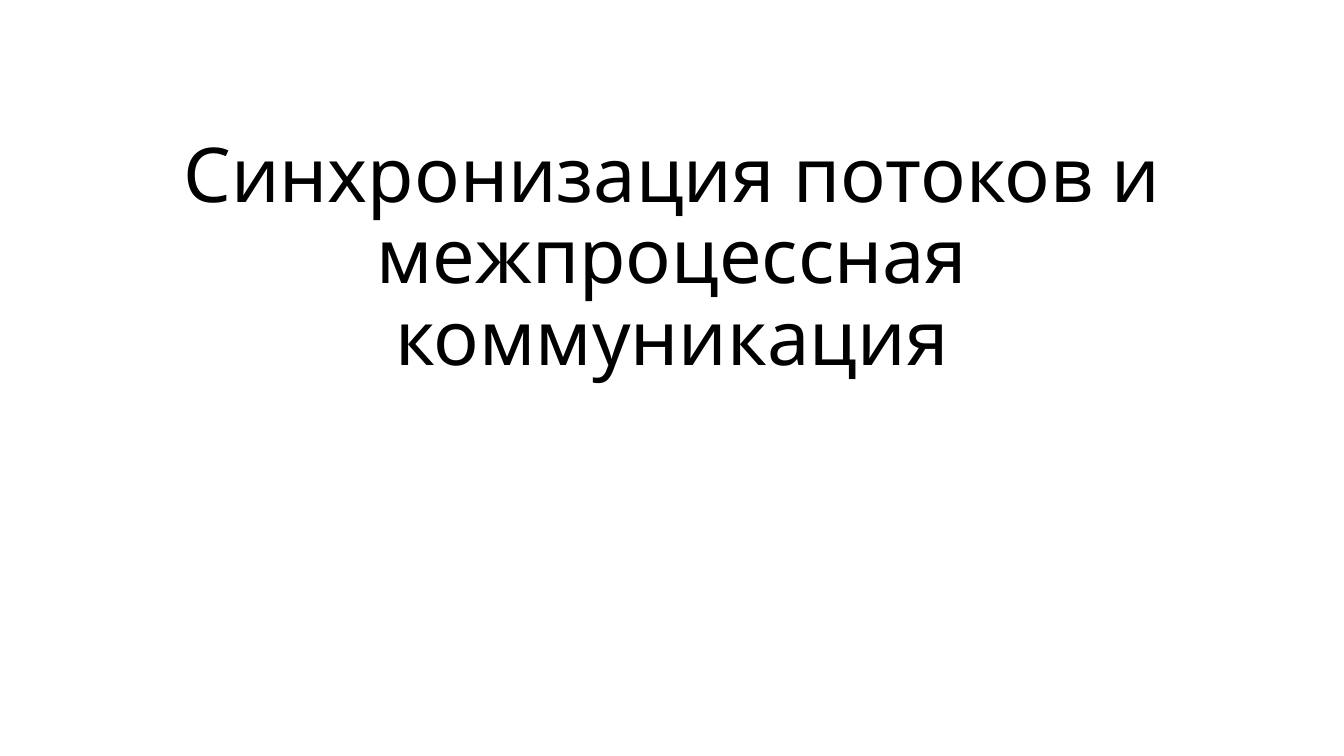
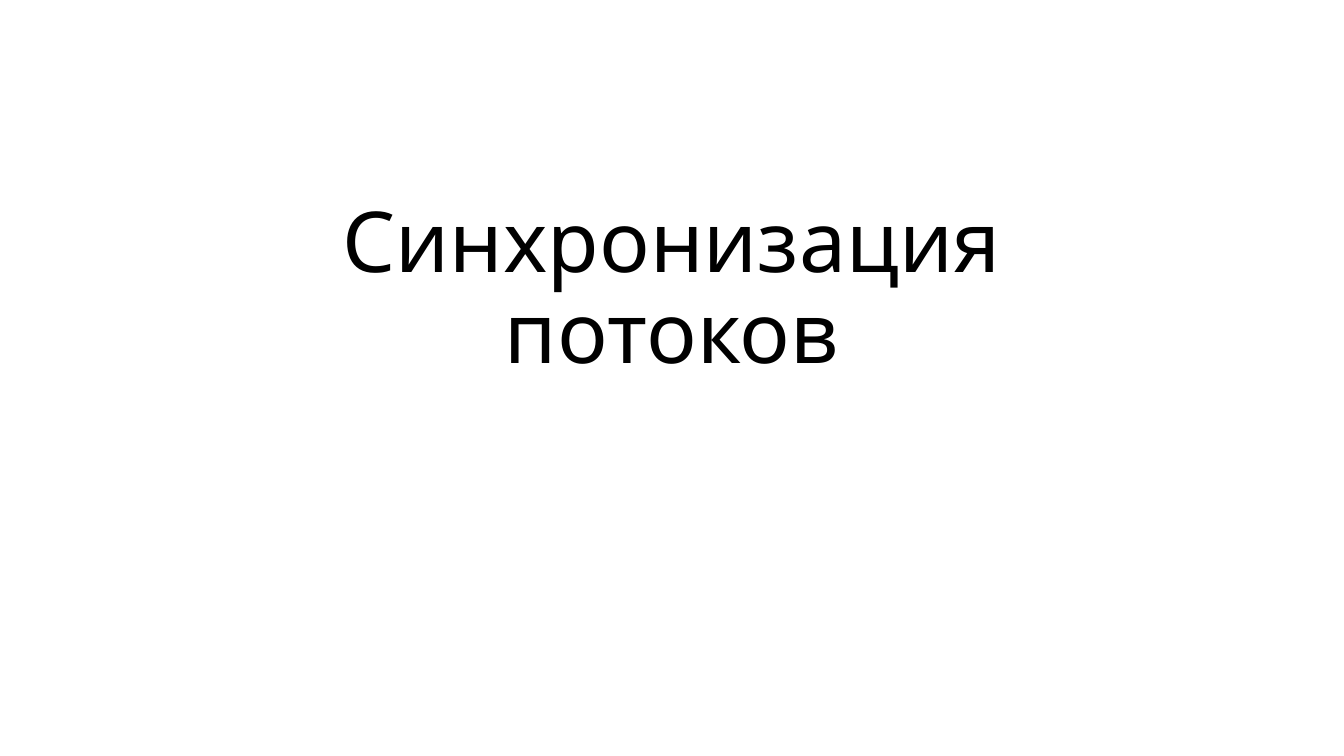
Before and after one commit to alexey-malov/os-course, a slide deck: slide 1 of lectures/05/Синхронизация и межпроцессная коммуникация.pptx. Drawn at 1344x756 pixels with LibreOffice and Linux fonts; fonts in the diff are those of the drawing. Boxes give left, top, right and bottom in pixels: in the first picture for what was removed or moved away, otherwise in the second. Text is boxed around its words. In the diff, an @@ line names an element or a change of style, - is before the commit and + after.

```diff
--- a/lectures/05/Синхронизация и межпроцессная коммуникация.pptx
+++ b/lectures/05/Синхронизация и межпроцессная коммуникация.pptx
@@ title at (343,211,1000,364): text changed; size 54 to 60 pt @@
-Синхронизация потоков и межпроцессная коммуникация
+Синхронизация потоков
```
Also in this commit, not shown: 10 other slides changed, 68 slides added, 148 slides removed, 1 other file.
